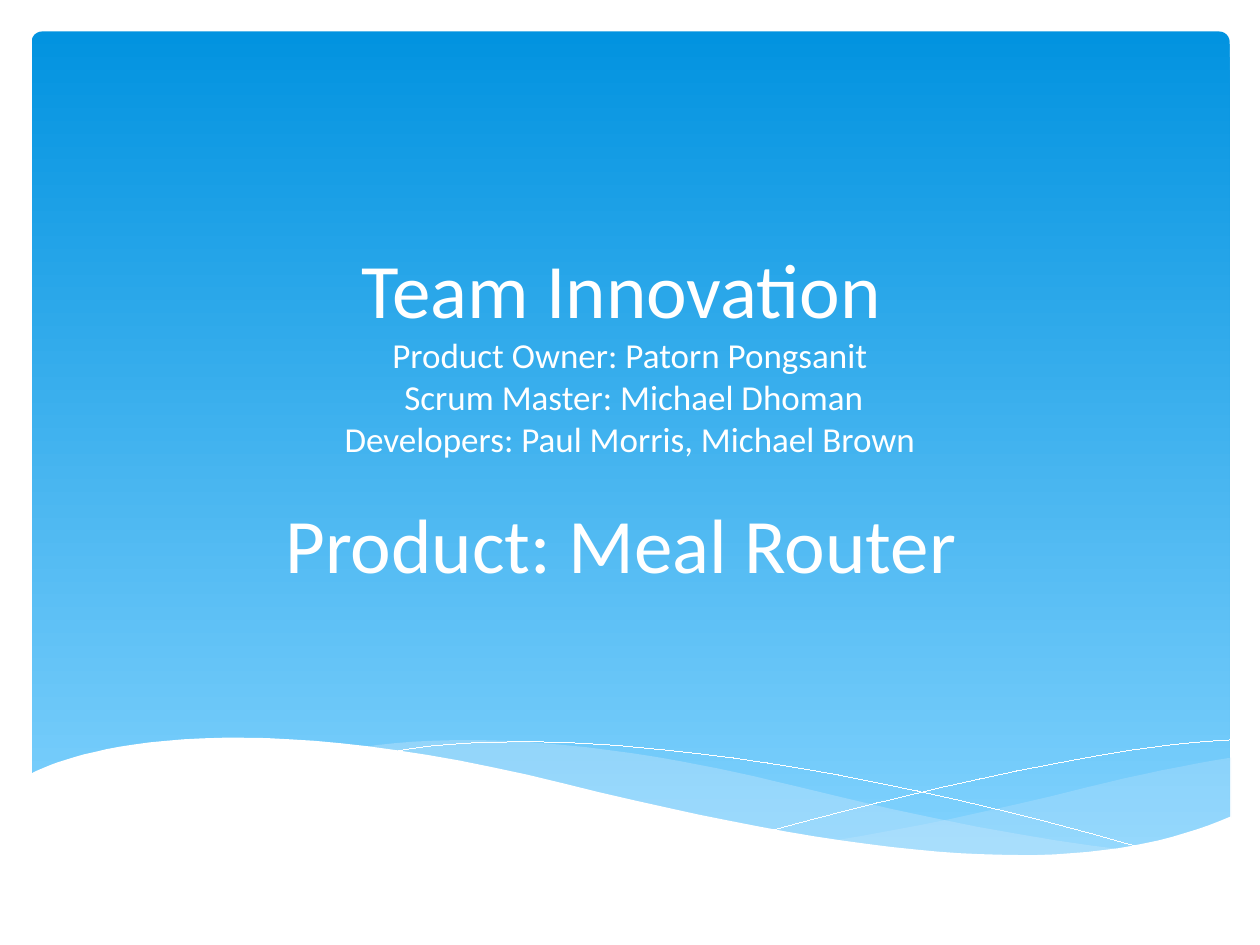
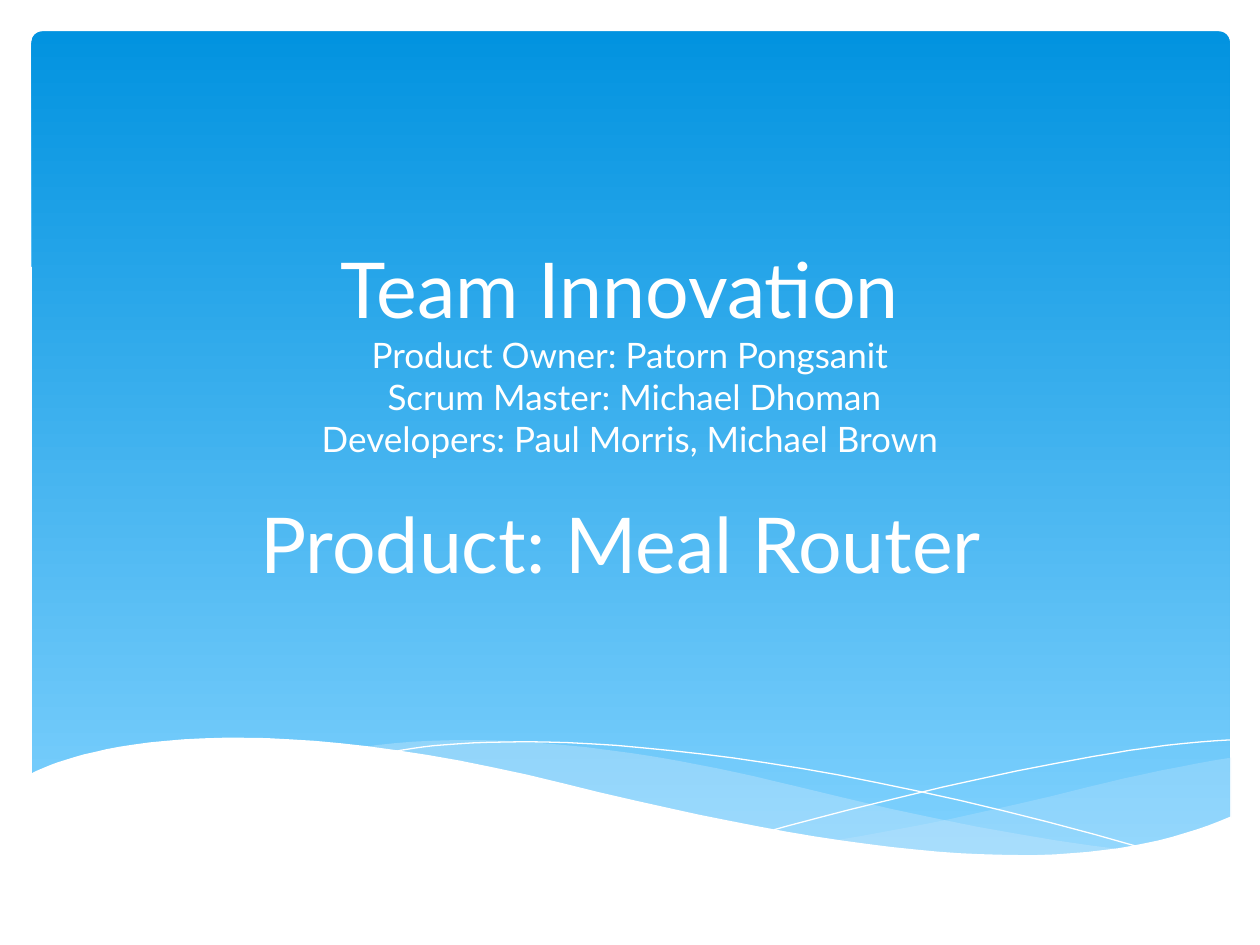
Before and after one commit to mdhomanfau/CEN4010-Project-Group, a slide deck: slide 1 of MealRouter-2.pptx. Drawn at 1260x945 pixels with LibreOffice and Linux fonts; fonts in the diff are those of the drawing. Boxes give left, top, right and bottom in pixels: in the first picture for what was removed or moved away, otherwise in the second. Text is boxed around its words. In the diff, an @@ line names an element or a change of style, - is before the commit and + after.

```diff
--- a/MealRouter-2.pptx
+++ b/MealRouter-2.pptx
@@ rounded rectangle at box(32, 32, 1230, 863): fill gradient #0293E0 to #83D3FE to gradient #0293E0 to #81D2FE @@
@@ rounded rectangle added at box(32, 32, 1230, 372), fill gradient #0293E0 to #81D2FE @@
@@ group added at box(29, 232, 1231, 415): 5 freeform shapes @@
@@ title "Team Innovation Product Owner: Patorn ..." at box(322, 261, 938, 458): font Calibri to Lato @@
@@ subtitle "Product: Meal Router" at box(260, 516, 980, 574): font Calibri to Lato; less space between paragraphs @@
@@ freeform shape at box(391, 742, 1145, 849): outline #FFFFFF 0 pt to #FFFFFF 0.75 pt @@
@@ freeform shape at box(774, 740, 1230, 829): outline #FFFFFF 0 pt to #FFFFFF 0.75 pt @@
```
Also in this commit, not shown: 7 other slides changed, 2 slides added.
